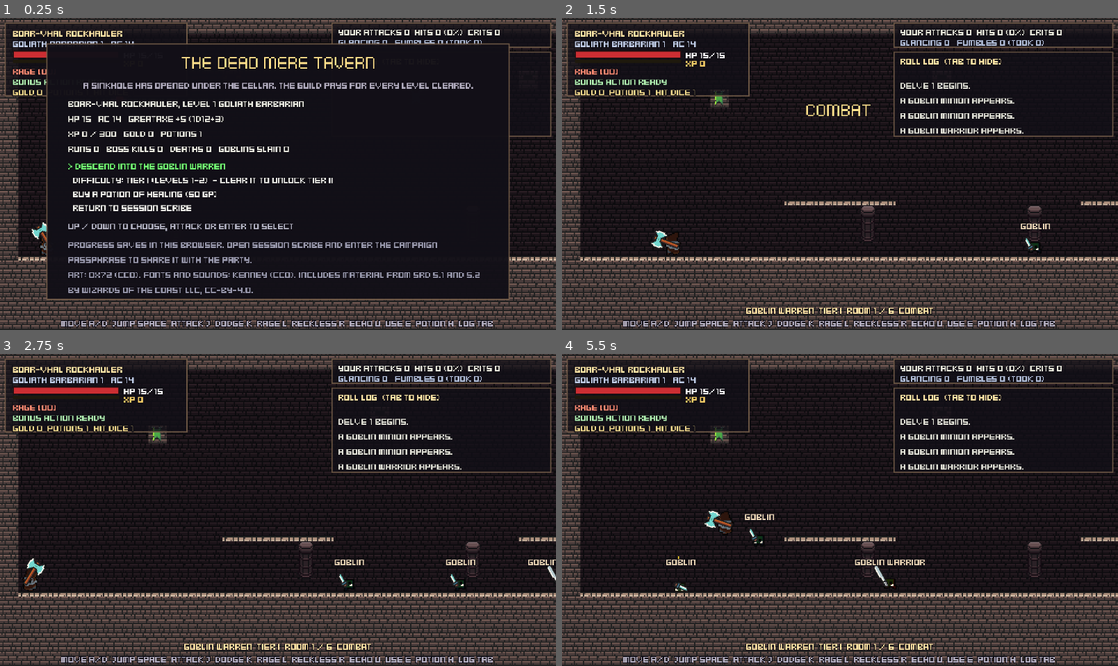
Above: before the commit, frames 1-4 (two rows, left to right).
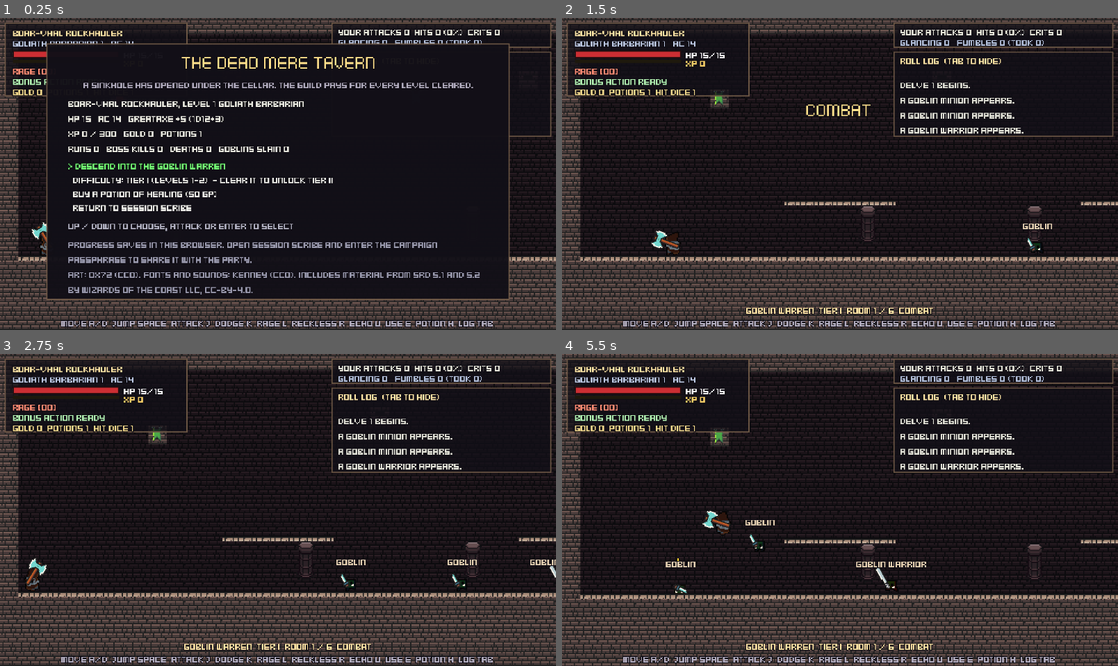
Above: after the commit, the same moments.

Repository: classifiedsecret/table-notes
Game: Godot game, scene res://main.tscn
The game is run twice, just before and just after one commit, with the same random seed, the same clock (stepped at 60 frames per second) and the same inputs.
Inputs (mouse positions are in pixels of both pictures, inside the frame that each line leads up to):
- Up to frame 1 (0.25 s): no input
- Up to frame 2 (1.5 s): tap Enter (confirm) at 0.5, 0.8 s; move the mouse to (962, 158) at 0.52 s; hold D (move_right) 0.53-1.25 s; tap J (attack) at 0.6 s; click (962, 158) at 0.67 s; tap Space (jump) at 0.77, 1.07 s; drag from (728, 189) to (812, 236) at 1.27 s
- Up to frame 3 (2.75 s): move the mouse to (333, 441) at 2.02 s; hold A (move_left) from 2.03 s (still down); hold Space (jump) from 2.03 s (still down); tap E (interact) at 2.1 s
- Up to frame 4 (5.5 s): release A (move_left) at 2.75 s; release Space (jump) at 2.75 s; drag from (812, 572) to (673, 463) at 2.77 s; move the mouse to (1006, 556) at 3.52 s; hold D (move_right) 3.53-4.25 s; tap J (attack) at 3.6 s; tap Space (jump) at 3.77, 4.07 s; tap Enter (confirm) at 3.8 s; drag from (673, 463) to (756, 432) at 4.27 s; move the mouse to (867, 510) at 5.02 s; hold D (move_right) from 5.03 s (still down); hold Space (jump) from 5.03 s (still down); tap K (dodge) at 5.1 s; click (867, 510) at 5.17 s

The runs differ from the first frame. In frame 1, 2.6% of the frame differs, in the area x 0-100%, y 0-99%; in frame 2, 4.6%; in frame 3, 5.0%; in frame 4, 26%, in the area x 0-100%, y 0-100%.

Commit message:
Vanguard's Descent: smooth camera, no jitter while walking
The camera followed the hero once per rendered frame while the hero
moved once per physics step, and every position was rounded to whole
pixels, so the view lurched a pixel at a time on monitors faster than
60 Hz. Now uses Godot physics interpolation for the hero, goblins,
arrows and camera, with the camera following in physics steps, and no
longer snaps transforms to whole pixels.

Co-Authored-By: Claude Opus 5.5 <noreply@anthropic.com>
Claude-Session: https://claude.ai/code/session_01FFZszJXgzQJUaVBRjoWg3e

Diff:
--- a/game/src/project.godot
+++ b/game/src/project.godot
@@ -14,10 +14,11 @@
 window/stretch/aspect="keep"
 
 [physics]
+common/physics_interpolation=true
 2d/default_gravity=900.0
 
 [rendering]
 renderer/rendering_method="gl_compatibility"
 renderer/rendering_method.mobile="gl_compatibility"
 textures/canvas_textures/default_texture_filter=0
-2d/snap/snap_2d_transforms_to_pixel=true
+2d/snap/snap_2d_transforms_to_pixel=false
--- a/game/src/scripts/game/battle.gd
+++ b/game/src/scripts/game/battle.gd
@@ -66,6 +66,9 @@
 	_build_ui()
 
 	var p: Player = game.player
+	p.physics_interpolation_mode = Node.PHYSICS_INTERPOLATION_MODE_OFF
+	game.camera.physics_interpolation_mode = Node.PHYSICS_INTERPOLATION_MODE_OFF
+	game.camera.process_callback = Camera2D.CAMERA2D_PROCESS_IDLE
 	p.set_physics_process(false)
 	p.velocity = Vector2.ZERO
 	if p.raging():
@@ -76,6 +79,7 @@
 		if s[0] == "B":
 			boss = game.spawn_monster("boss", s[1])
 	for e: Enemy in game.living_enemies():
+		e.physics_interpolation_mode = Node.PHYSICS_INTERPOLATION_MODE_OFF
 		e.set_physics_process(false)
 		e.velocity = Vector2.ZERO
 		e.facing = -1
@@ -192,6 +196,12 @@
 		ui.queue_free()
 		ui = null
 	game.hud.hints.visible = true
+	var hp_node: Player = game.player
+	hp_node.physics_interpolation_mode = Node.PHYSICS_INTERPOLATION_MODE_ON
+	hp_node.reset_physics_interpolation()
+	game.camera.physics_interpolation_mode = Node.PHYSICS_INTERPOLATION_MODE_ON
+	game.camera.process_callback = Camera2D.CAMERA2D_PROCESS_PHYSICS
+	game.camera.reset_physics_interpolation()
 	if victory:
 		for e: Enemy in game.living_enemies():
 			var tw := e.create_tween()
--- a/game/src/scripts/game/enemy.gd
+++ b/game/src/scripts/game/enemy.gd
@@ -51,7 +51,9 @@
 	shape.shape = rect
 	shape.position = Vector2(0, -6)
 	add_child(shape)
+	physics_interpolation_mode = Node.PHYSICS_INTERPOLATION_MODE_ON
 	visual = Node2D.new()
+	visual.physics_interpolation_mode = Node.PHYSICS_INTERPOLATION_MODE_OFF
 	add_child(visual)
 	sprite = AnimatedSprite2D.new()
 	var fr: Array = data.get("frame", [16, 16])
--- a/game/src/scripts/game/main.gd
+++ b/game/src/scripts/game/main.gd
@@ -54,11 +54,15 @@
 func _ready() -> void:
 	Art.setup_fonts()
 	_setup_input()
+	# Physics interpolation smooths only bodies moved in physics steps (hero, goblins, arrows, camera).
+	physics_interpolation_mode = Node.PHYSICS_INTERPOLATION_MODE_OFF
 	dice = Dice.new(randi() % 900000 + 100000)
 	RenderingServer.set_default_clear_color(Color(0.05, 0.04, 0.07))
 	sfx = Sfx.new()
 	add_child(sfx)
 	camera = Camera2D.new()
+	camera.physics_interpolation_mode = Node.PHYSICS_INTERPOLATION_MODE_ON
+	camera.process_callback = Camera2D.CAMERA2D_PROCESS_PHYSICS
 	camera.position_smoothing_enabled = true
 	camera.position_smoothing_speed = 7.0
 	add_child(camera)
@@ -175,6 +179,24 @@
 		depth = ROOMS_BEFORE_BOSS
 		_enter_room("boss")
 		return
+	if _arg("jump"):
+		_start_run()
+		for e in enemies:
+			e.queue_free()
+		enemies.clear()
+		var start_y := player.global_position.y
+		var tt := [0]
+		var tm := Timer.new()
+		tm.wait_time = 0.02
+		tm.autostart = true
+		tm.timeout.connect(func():
+			tt[0] += 1
+			var t: int = tt[0]
+			if t == 20: Input.action_press("jump")
+			if t == 70: Input.action_release("jump")
+			if t > 18 and t % 3 == 0 and t < 60: print("[jump] t=%d y=%.1f vy=%.0f floor=%s state=%s" % [t, start_y - player.global_position.y, player.velocity.y, player.is_on_floor(), Player.State.keys()[player.state]]))
+		add_child(tm)
+		return
 	if _arg("doors"):
 		_start_run()
 		for e in enemies:
@@ -327,8 +349,7 @@
 	player.velocity = Vector2.ZERO
 	if is_instance_valid(player.echo):
 		player.echo.queue_free()
-	camera.global_position = player.global_position
-	camera.reset_smoothing()
+	_snap_view()
 	phase = Phase.RUN
 	var label := "%s  %s  ROOM %d / %d  %s" % [BIOME.to_upper(), Creatures.TIERS[hero.tier].name.to_upper(), mini(depth, ROOMS_BEFORE_BOSS + 1), ROOMS_BEFORE_BOSS + 1, ROOM_LABEL[kind]]
 	hud.set_room(label)
@@ -551,11 +572,22 @@
 		hud.toggle_log()
 	if Input.is_action_just_pressed("test_down") and phase == Phase.RUN:
 		player.force_down()
-	if phase != Phase.BATTLE:
-		camera.global_position = player.global_position + Vector2(player.facing * 24.0, -20.0)
 	hud.refresh(player, stats, self)
 	hud.prompt(_current_prompt())
 	_layout_name_tags()
+
+
+func _physics_process(_delta: float) -> void:
+	if phase != Phase.BATTLE and player:
+		camera.global_position = player.global_position + Vector2(player.facing * 24.0, -20.0)
+
+
+## After moving the hero instantly (new room, new run), stop the camera gliding across.
+func _snap_view() -> void:
+	player.reset_physics_interpolation()
+	camera.global_position = player.global_position + Vector2(player.facing * 24.0, -20.0)
+	camera.reset_smoothing()
+	camera.reset_physics_interpolation()
 
 
 func _current_prompt() -> String:
@@ -572,7 +604,7 @@
 	player.global_position = room.player_spawn
 	player.set_physics_process(true)
 	player.revive_full()
-	camera.reset_smoothing()
+	_snap_view()
 
 
 ## Stack monster name tags on extra rows when neighbours' names would overlap.
--- a/game/src/scripts/game/player.gd
+++ b/game/src/scripts/game/player.gd
@@ -83,7 +83,9 @@
 	shape.position = Vector2(0, -11)
 	add_child(shape)
 
+	physics_interpolation_mode = Node.PHYSICS_INTERPOLATION_MODE_ON
 	visual = Node2D.new()
+	visual.physics_interpolation_mode = Node.PHYSICS_INTERPOLATION_MODE_OFF
 	add_child(visual)
 	rage_glow = Node2D.new()
 	rage_glow.set_script(preload("res://scripts/game/glow.gd"))
@@ -591,6 +593,7 @@
 		var here := global_position
 		global_position = echo.global_position
 		echo.global_position = here
+		reset_physics_interpolation()
 		velocity = Vector2.ZERO
 		_echo_cd = 1.5
 		_iframes = maxf(_iframes, 0.2)
--- a/game/src/scripts/game/projectile.gd
+++ b/game/src/scripts/game/projectile.gd
@@ -19,6 +19,7 @@
 	p.weapon = wpn
 	p.color = col
 	p.z_index = 5
+	p.physics_interpolation_mode = Node.PHYSICS_INTERPOLATION_MODE_ON
 	g.add_child(p)
 	return p
 
Not shown, changed: game/index.pck
Not shown, added: game/src/tools/publish.sh
